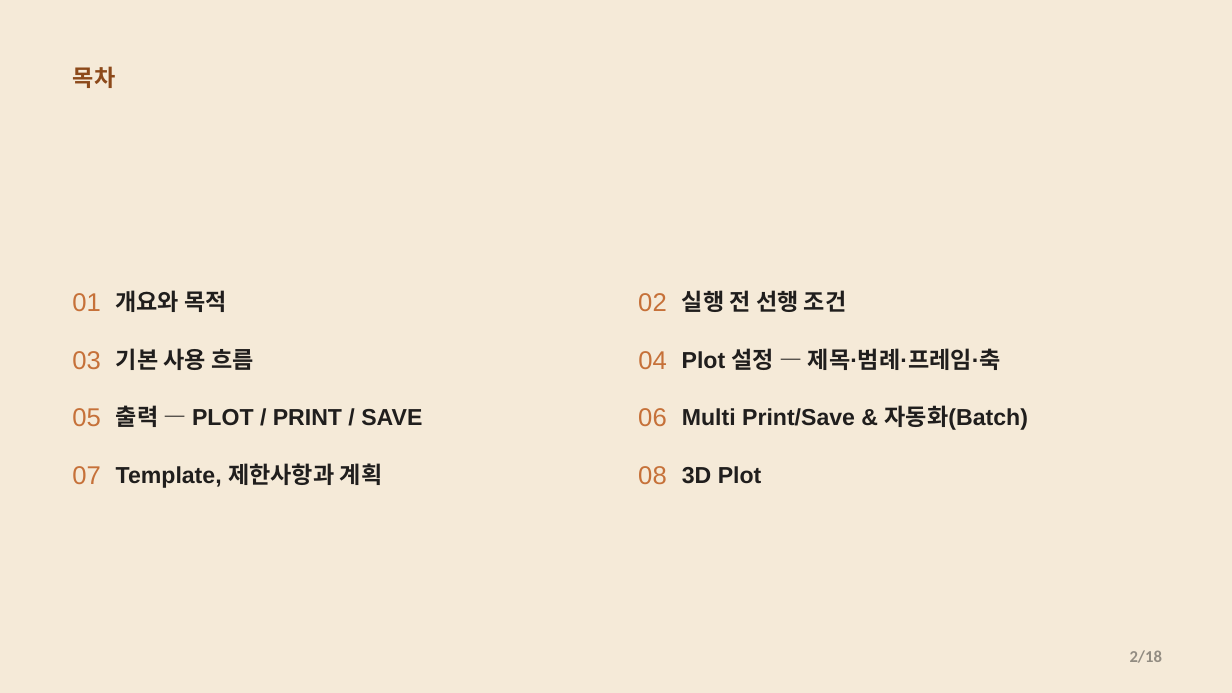
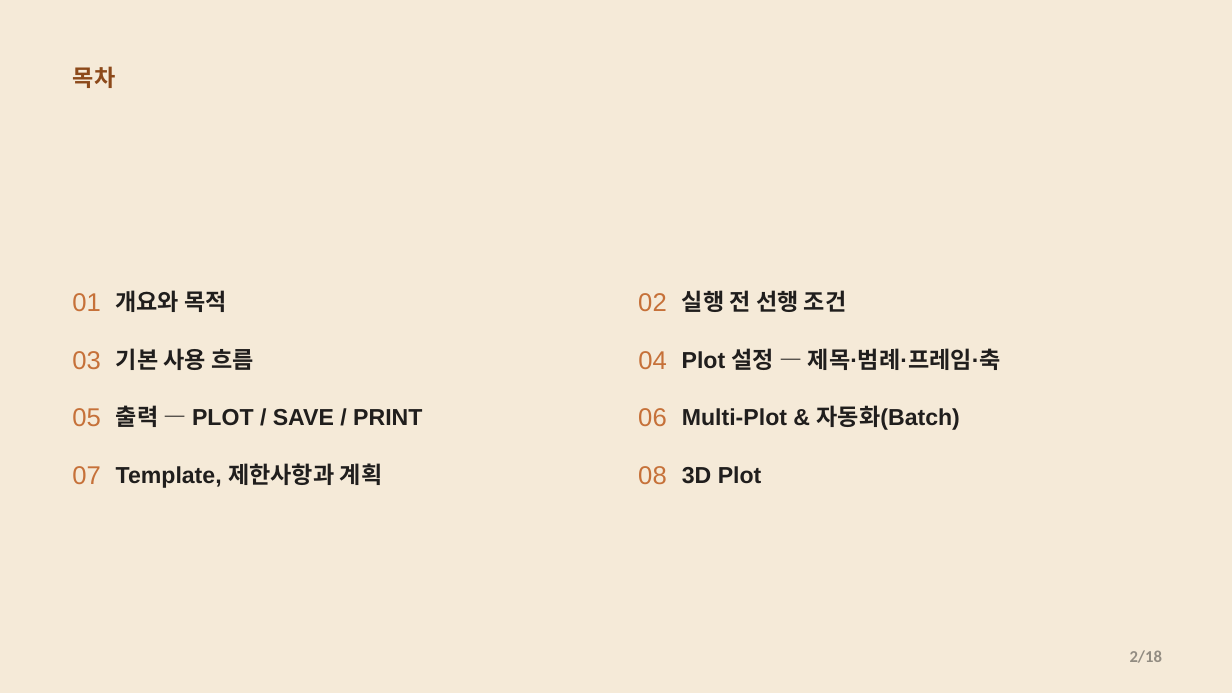
Before and after one commit to CWKIM113/CathPlot_Pub, a slide deck: slide 2 of CathPlot_Deck.pptx. Drawn at 1232x693 pixels with LibreOffice and Linux fonts; fonts in the diff are those of the drawing. Boxes give left, top, right and bottom in pixels: in the first picture for what was removed or moved away, otherwise in the second. Text is boxed around its words. In the diff, an @@ line names an element or a change of style, - is before the commit and + after.

```diff
--- a/CathPlot_Deck.pptx
+++ b/CathPlot_Deck.pptx
@@ text at (116,405,422,427): text changed @@
-출력 — PLOT / PRINT / SAVE
+출력 — PLOT / SAVE / PRINT
@@ text at (682,405,960,430): text changed @@
-Multi Print/Save & 자동화(Batch)
+Multi-Plot & 자동화(Batch)
```
Also in this commit, not shown: 3 other slides changed, 1 other file.
